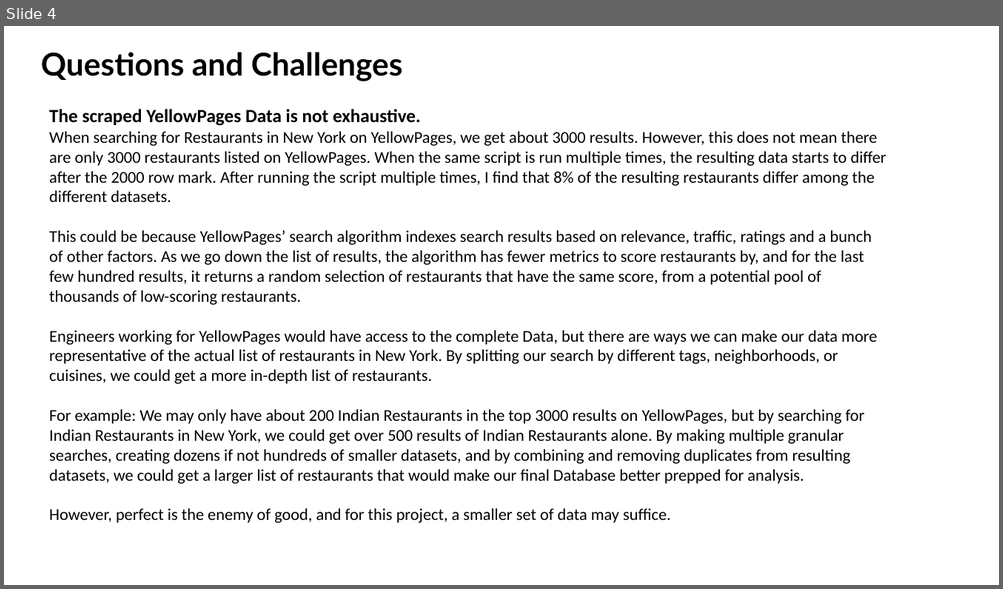
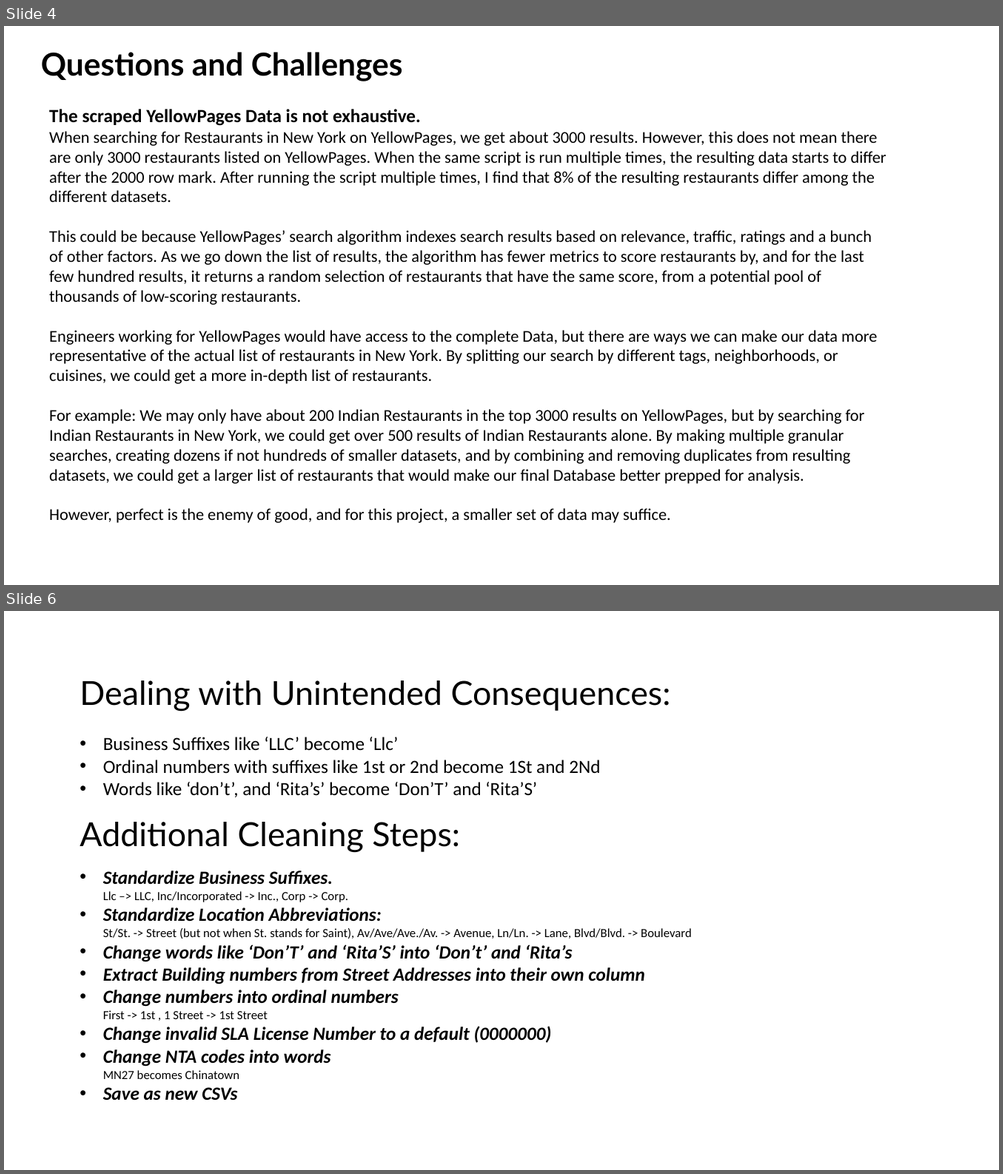
Before and after one commit to sephi-22/restaurant_services_analytics, a slide deck: ETH_Project 1.pptx. Shown one above the other, each under a label of ours: slide 4 before the commit, slides 4 and 6 after it; the slides between them are not shown. The pictures are 1003x589 and 1003x1174 pixels, drawn with LibreOffice and Linux fonts; fonts in the diff are those of the drawing. Boxes give left, top, right and bottom in pixels: in the first picture for what was removed or moved away, otherwise in the second. Text is boxed around its words. In the diff, an @@ line names an element or a change of style, - is before the commit and + after.

```diff
--- a/ETH_Project 1.pptx
+++ b/ETH_Project 1.pptx
@@ slide 6 added at [4,611,999,1170], background #FFFFFF @@
@@ title added at [79,681,671,712], 32 pt, text #000000 @@
+Dealing with Unintended Consequences:
@@ text added at [103,737,600,797], 18 pt, text #000000 @@
+• Business Suffixes like ‘LLC’ become ‘Llc’
+• Ordinal numbers with suffixes like 1st or 2nd become 1St and 2Nd
+• Words like ‘don’t’, and ‘Rita’s’ become ‘Don’T’ and ‘Rita’S’
@@ text added at [79,822,460,853], 32 pt, text #000000 @@
+Additional Cleaning Steps:
@@ text added at [103,871,691,1101], 18 pt, text #000000, bold, italic @@
+• Standardize Business Suffixes.
+  Llc –> LLC, Inc/Incorporated -> Inc., Corp -> Corp.
+• Standardize Location Abbreviations:
+  St/St. -> Street (but not when St. stands for Saint), Av/Ave/Ave./Av. -> Avenue, Ln/Ln. -> Lane, Blvd/Blvd. -> Boulevard
+• Change words like ‘Don’T’ and ‘Rita’S’ into ‘Don’t’ and ‘Rita’s
+• Extract Building numbers from Street Addresses into their own column
+• Change numbers into ordinal numbers
+  First -> 1st , 1 Street -> 1st Street
+• Change invalid SLA License Number to a default (0000000)
+• Change NTA codes into words
+  MN27 becomes Chinatown
+• Save as new CSVs
```
Also in this commit, not shown: 8 other slides added, 1 slide removed.
